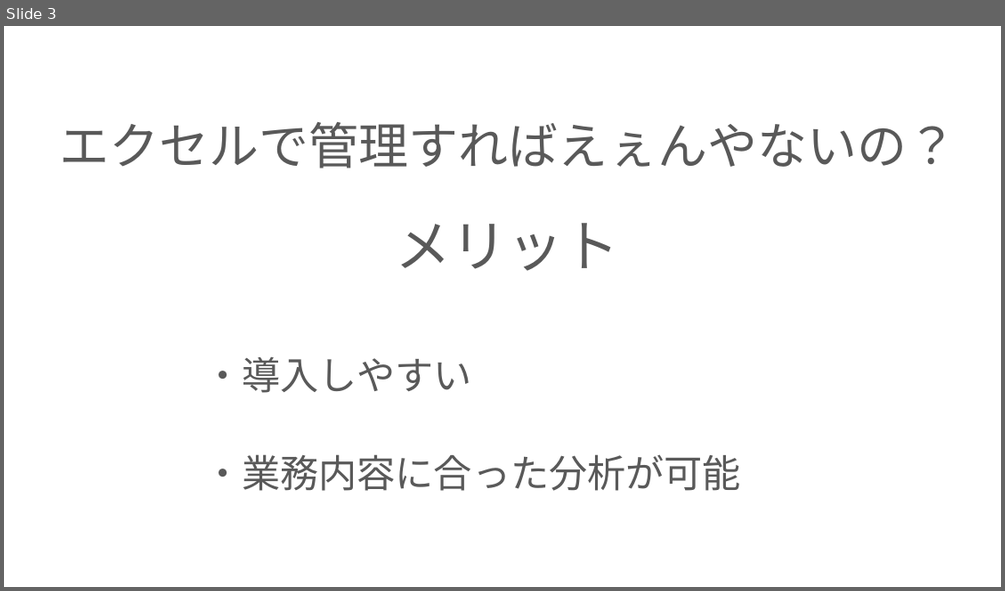
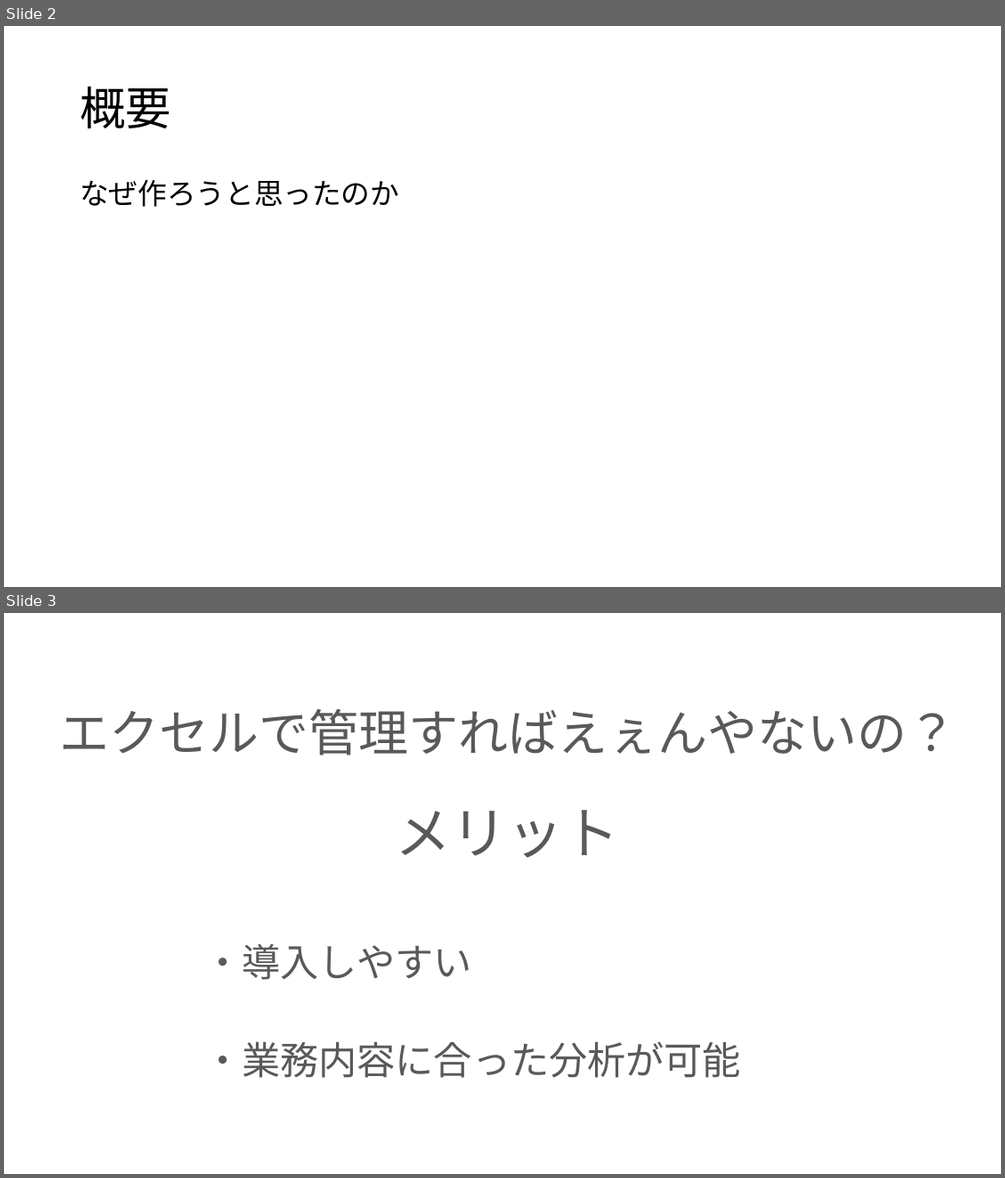
Before and after one commit to ivy239007/PG-, a slide deck: プレゼン資料.pptx. Shown one above the other, each under a label of ours: slide 3 before the commit, slides 2 and 3 after it. The pictures are 1005x591 and 1005x1178 pixels, drawn with LibreOffice and Linux fonts; fonts in the diff are those of the drawing; background and template pictures are left out. Boxes give left, top, right and bottom in pixels: in the first picture for what was removed or moved away, otherwise in the second. Text is boxed around its words. In the diff, an @@ line names an element or a change of style, - is before the commit and + after.

```diff
--- a/プレゼン資料.pptx
+++ b/プレゼン資料.pptx
@@ slide 2 added at (4,26,1001,587), background picture (left out) @@
@@ title added at (80,87,171,128), 44 pt, text #000000 @@
+概要
@@ text added at (80,179,399,207), 28 pt, text #000000 @@
+なぜ作ろうと思ったのか
```
Also in this commit, not shown: 6 slides changed, 1 other file.
